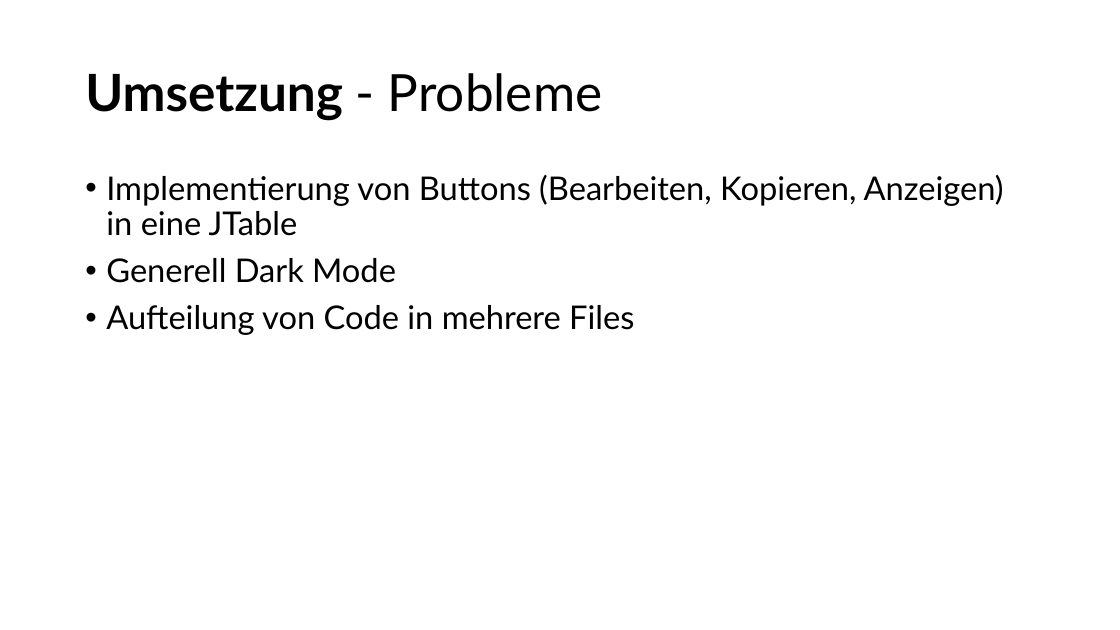
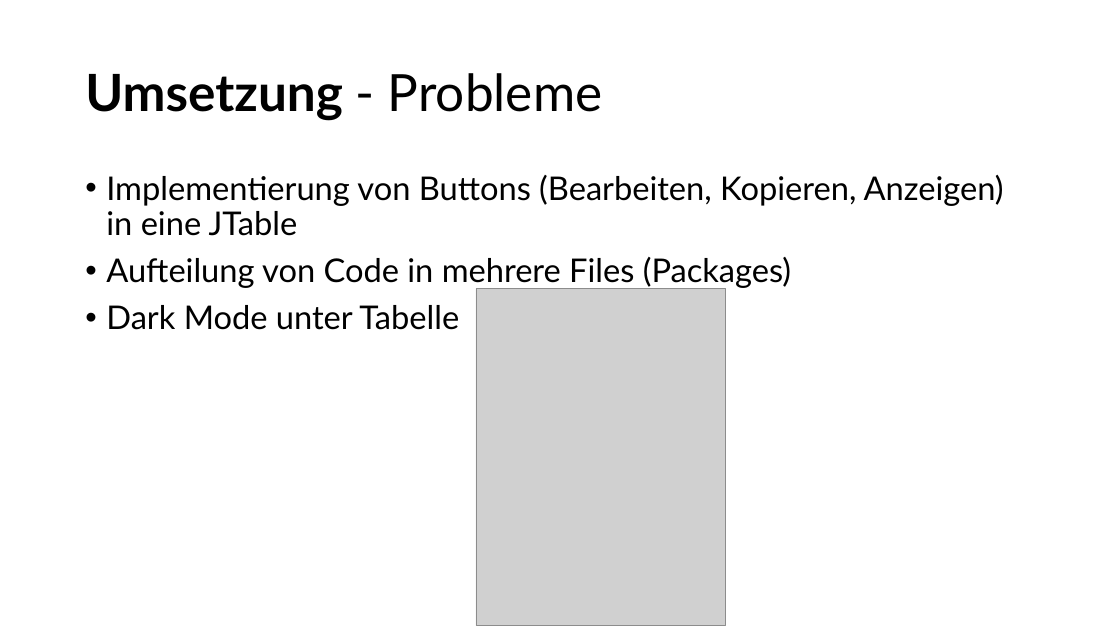
Before and after one commit to NykyTV/PasswortManager, a slide deck: slide 11 of pp/Presentation.pptx. Drawn at 1120x630 pixels with LibreOffice and Linux fonts; fonts in the diff are those of the drawing; grey boxes stand for pictures. Boxes give left, top, right and bottom in pixels: in the first picture for what was removed or moved away, otherwise in the second. Text is boxed around its words. In the diff, an @@ line names an element or a change of style, - is before the commit and + after.

Commit message:
changed Powerpoint

```diff
--- a/pp/Presentation.pptx
+++ b/pp/Presentation.pptx
@@ text at (106,257,791,330): text changed @@
-• Generell Dark Mode
-• Aufteilung von Code in mehrere Files
+• Aufteilung von Code in mehrere Files (Packages)
+• Dark Mode unter Tabelle
@@ picture added at (476,289,726,626) @@
```
